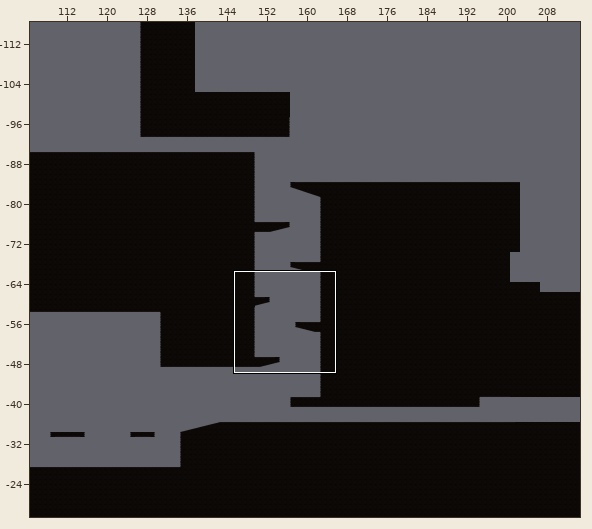
Two states of a Tiled map, Assets/Tiled/Level1TileMap/map1-1.tmx. Above: a wide view before the commit, with the close-up outlined.
Close-up. Earlier state:
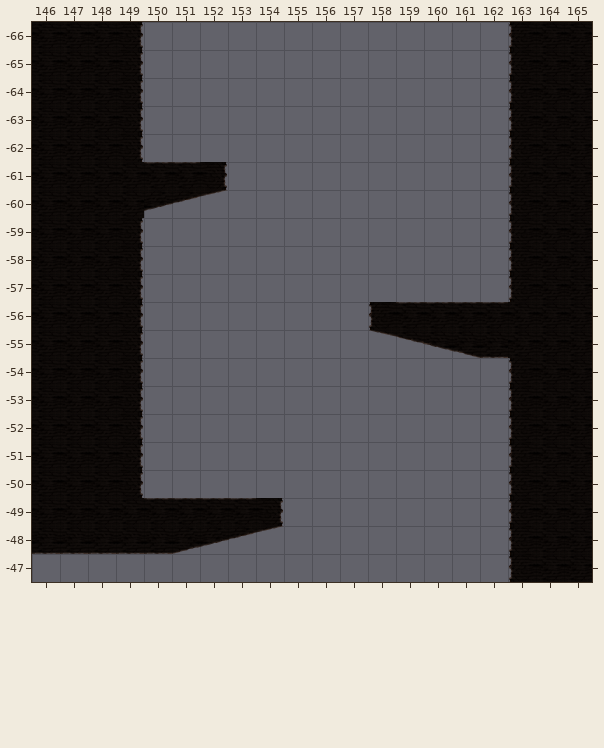
Cells are 256x256 px. Shown: x 146..165, y -66..-47. The commit also changed other parts of the map, which this record leaves out.
New version:
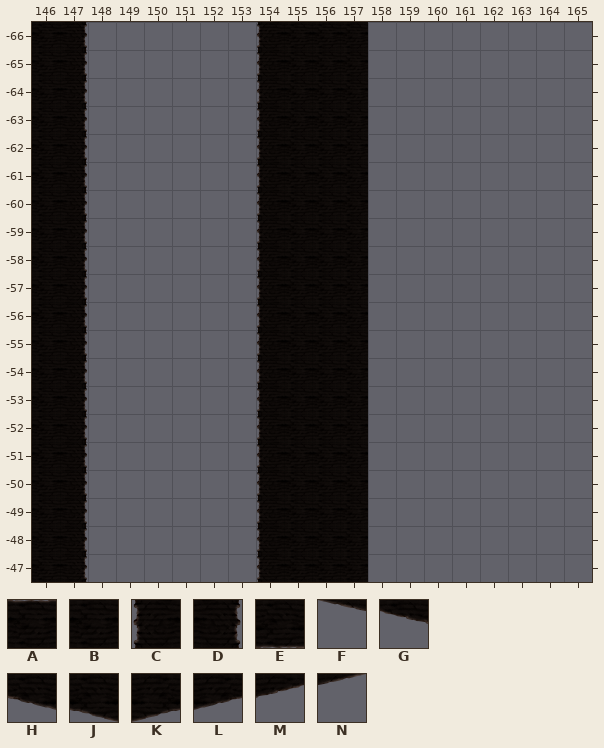
Key: from "Level1 Tileset": A 0, B 8, C 9, D 10, E 16, F 48, G 49, H 50, J 51, K 52, L 53, M 54, N 55.
_ is an empty cell, . an unchanged one.
Difference:
--- layer "ground"
@@ x 146..165 @@
--66 .BBD....____.....CBB
--65 .BBD....____.....CBB
--64 .BBD....____.....CBB
--63 .BBD....____.....CBB
--62 .BBD....____.....CBB
--61 .BBBAAD.____.....CBB
--60 .BBBLMN.____.....CBB
--59 .BBD....____.....CBB
--58 .BBD....____.....CBB
--57 .BBD....____.....CBB
--56 .BBD....____CAAAABBB
--55 .BBD....____FGHJEBBB
--54 .BBD....____.....CBB
--53 .BBD....____.....CBB
--52 .BBD....____.....CBB
--51 .BBD....____.....CBB
--50 .BBD....____.....CBB
--49 .BBBAAAAD___.....CBB
--48 EEEEEKLMN___.....CBB
--47 __......____.....CBB
+-66 .D__....CBBB.....___
+-65 .D__....CBBB.....___
+-64 .D__....CBBB.....___
+-63 .D__....CBBB.....___
+-62 .D__....CBBB.....___
+-61 .D_____.CBBB.....___
+-60 .D_____.CBBB.....___
+-59 .D__....CBBB.....___
+-58 .D__....CBBB.....___
+-57 .D__....CBBB.....___
+-56 .D__....CBBB________
+-55 .D__....CBBB________
+-54 .D__....CBBB.....___
+-53 .D__....CBBB.....___
+-52 .D__....CBBB.....___
+-51 .D__....CBBB.....___
+-50 .D__....CBBB.....___
+-49 .D______CBBB.....___
+-48 BD______CBBB.....___
+-47 BD......CBBB.....___
